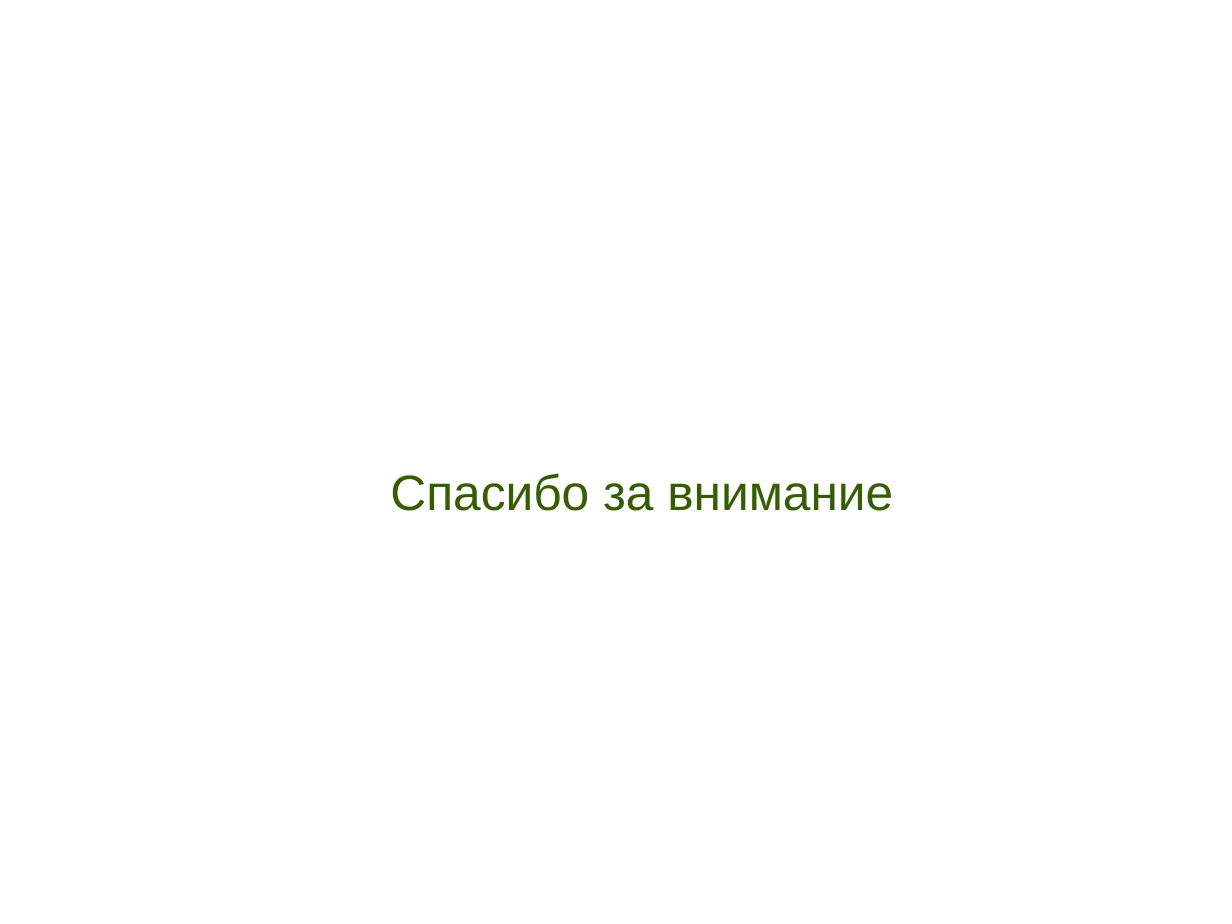
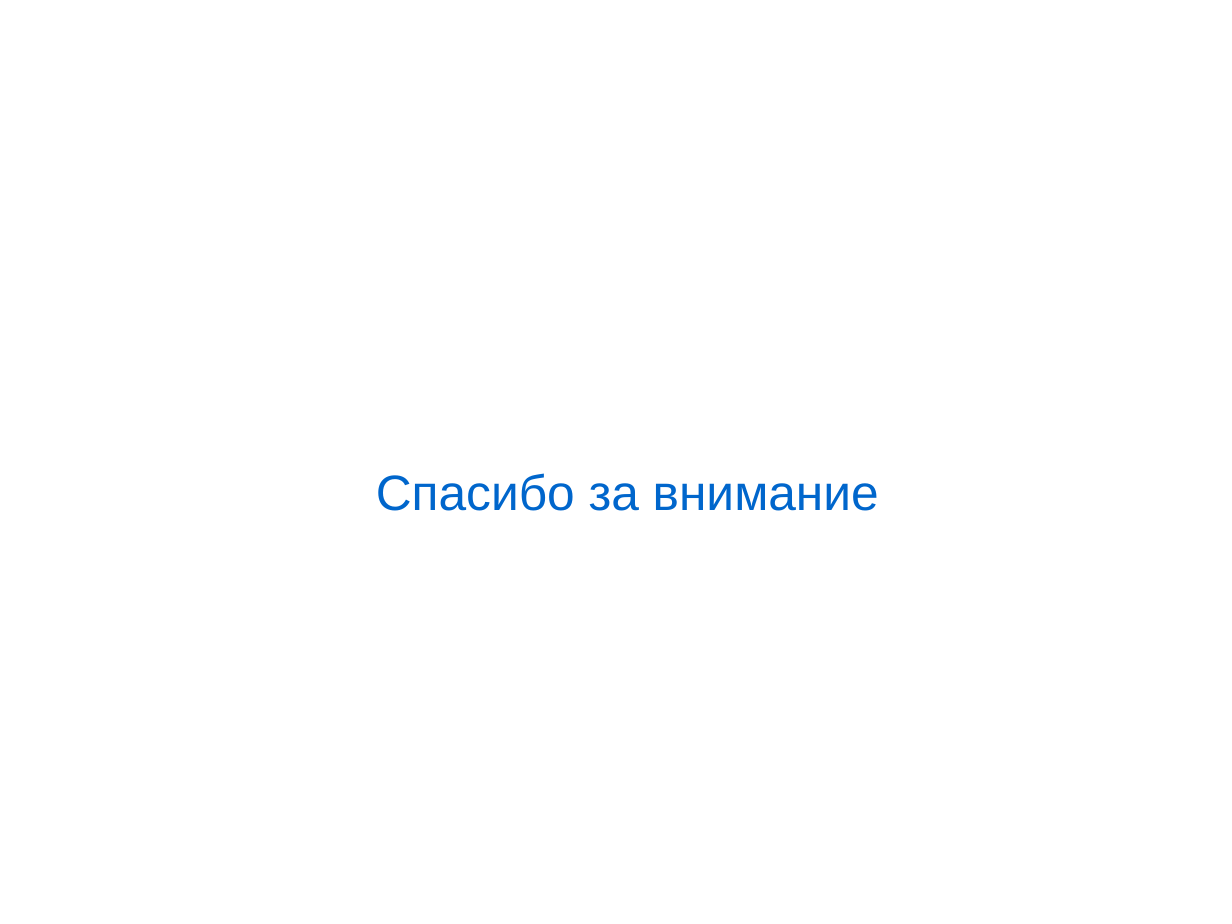
Before and after one commit to tipe/searchbycolor, a slide deck: slide 13 of Presentation.odp. Drawn at 1232x924 pixels with LibreOffice and Linux fonts; fonts in the diff are those of the drawing; background and template pictures are left out. Boxes give left, top, right and bottom in pixels: in the first picture for what was removed or moved away, otherwise in the second. Text is boxed around its words. In the diff, an @@ line names an element or a change of style, - is before the commit and + after.

```diff
--- a/Presentation.odp
+++ b/Presentation.odp
@@ text "Спасибо за внимание" at [376,473,879,511]: text colour #355E00 to #0066CC; alignment centre to left @@
```
Also in this commit, not shown: 11 other slides changed, 1 slide added, 1 slide removed.
